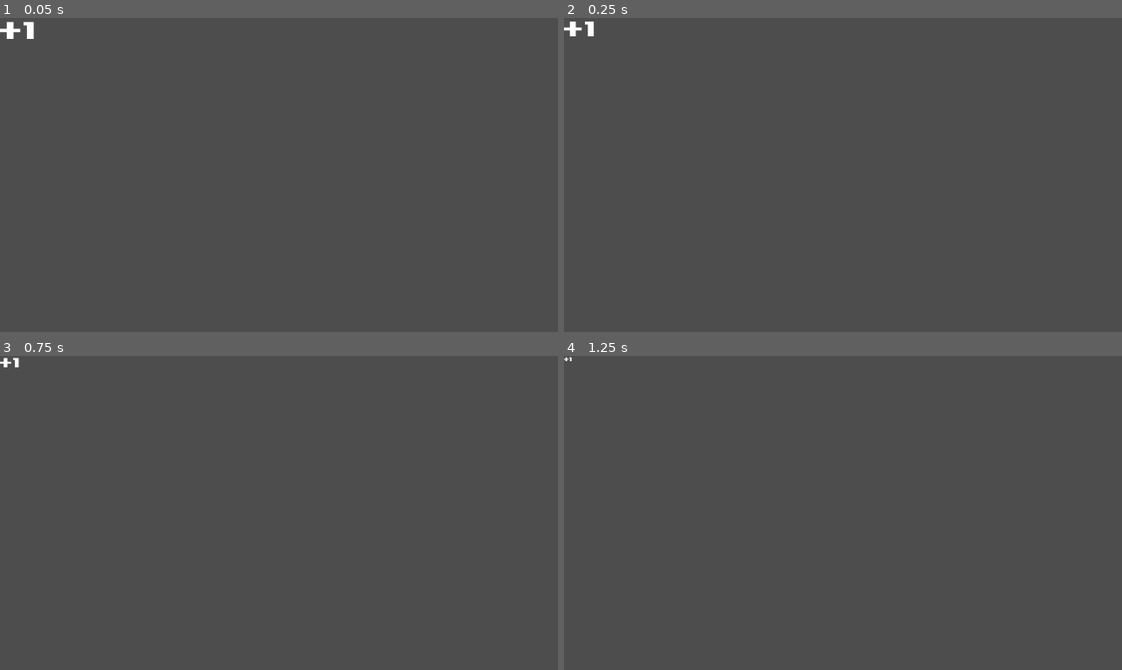
Above: before the commit, frames 1-4 (two rows, left to right).
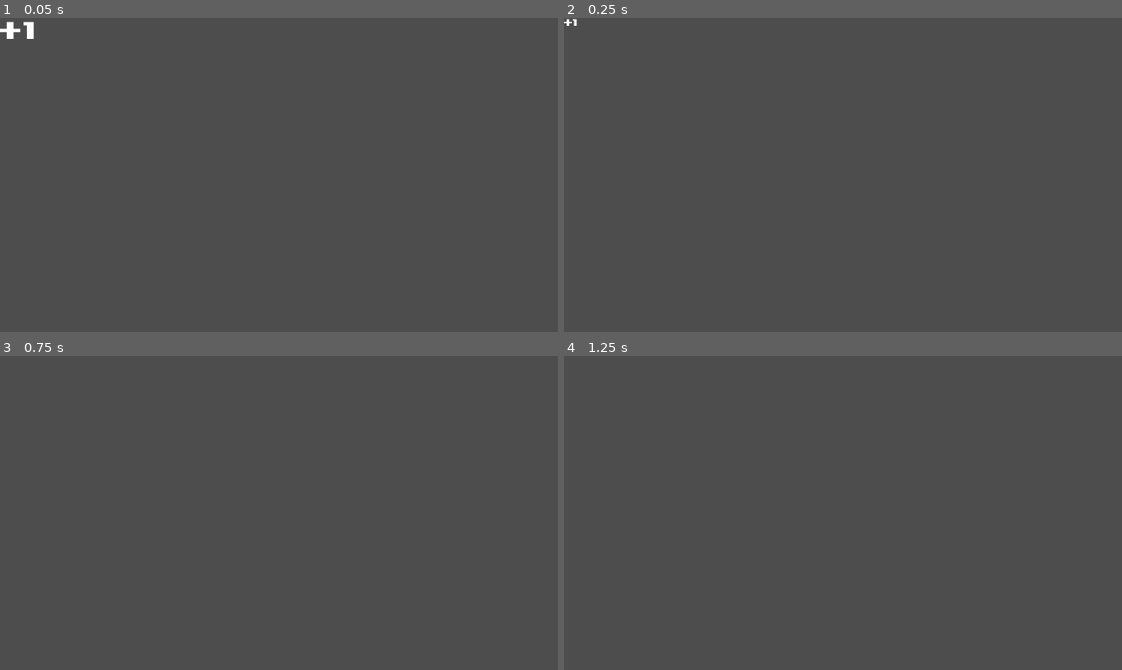
Above: after the commit, the same moments.

Repository: OliveADay/splatterfest
Game: Godot game, scene res://+1.tscn
The game is run twice, just before and just after one commit, with the same random seed, the same clock (stepped at 60 frames per second) and the same inputs. This scene is started directly instead of the project's main scene.
Inputs (mouse positions are in pixels of both pictures, inside the frame that each line leads up to):
- Up to frame 1 (0.05 s): no input
- Up to frame 2 (0.25 s): no input
- Up to frame 3 (0.75 s): move the mouse to (401, 497) at 0.52 s; click (401, 497) at 0.6 s
- Up to frame 4 (1.25 s): no input

Frame 1 is identical in both runs. In frame 2, 0.2% of the frame differs, in the area x 0-6%, y 0-6%; in frame 3, less than 0.1%; in frame 4, less than 0.1%.

Commit message:
stat_splats

Diff:
--- a/+1.tscn
+++ b/+1.tscn
@@ -4,9 +4,10 @@
 [ext_resource type="Script" uid="uid://bwu5yp7vusay" path="res://disappear.gd" id="2_6b4pv"]
 
 [node name="+1" type="Label" unique_id=222901903]
+texture_filter = 1
 offset_right = 44.0
 offset_bottom = 32.0
 theme = ExtResource("1_5vguk")
 text = "+1"
 script = ExtResource("2_6b4pv")
-multiplier = 20
+multiplier = 10
--- a/disappear.gd
+++ b/disappear.gd
@@ -1,9 +1,11 @@
 extends Label
 @export var multiplier = 1
 var font_size = 32
+var time = 0
 
 func _process(delta: float) -> void:
-	font_size -= delta*multiplier
+	time+=delta
+	font_size -= time*multiplier
 	add_theme_font_size_override("font_size",int(font_size))
 	if int(font_size) <= 0:
 		queue_free()
--- a/splat.gd
+++ b/splat.gd
@@ -3,11 +3,13 @@
 @export var targets = []
 @export var good_zone: Node2D
 @export var dead_canvas:CanvasLayer
+var little_one_resource = preload("res://+1.tscn")
+var static_splat_resource = preload("res://splat_static.tscn")
+var static_splats = []
 var i = 0
 var y_range = [20,340]
 var current_target
 var start_speed = 2
-var
 var speed = 0
 
 func _ready() -> void:
@@ -35,9 +37,19 @@
 	if speed < 10:
 		speed+=0.5
 	$Sprite2D.frame = int(speed/3)+1
+	var little_one = little_one_resource.instantiate()
+	get_tree().root.add_child(little_one)
+	little_one.position = position
+	var static_splat = static_splat_resource.instantiate()
+	get_tree().root.add_child(static_splat)
+	static_splat.position = position
+	static_splat.frame =  $Sprite2D.frame
+	static_splats.append(static_splat)
 
 
 func _on_target_good_area_reset() -> void:
 	speed = 0
 	dead_canvas.visible = true
+	for splat in static_splats:
+		splat.queue_free()
 	dead_canvas.process_mode = Node.PROCESS_MODE_INHERIT
--- /dev/null
+++ b/splat_static.tscn
@@ -0,0 +1,11 @@
+[gd_scene format=3 uid="uid://pe3fo1imx0fo"]
+
+[ext_resource type="Texture2D" uid="uid://c8r1paexr8nud" path="res://static__splat-Sheet.png" id="1_8vf5t"]
+
+[node name="SplatStatic" type="Sprite2D" unique_id=748581040]
+z_index = -1
+texture_filter = 1
+texture = ExtResource("1_8vf5t")
+hframes = 3
+vframes = 2
+frame = 1
Binary file added: static__splat-Sheet.png
Not shown, added: static__splat-Sheet.png.import
Binary file added: static__splat.aseprite
Not shown, added: mainmenu.tscn80451437862.tmp
